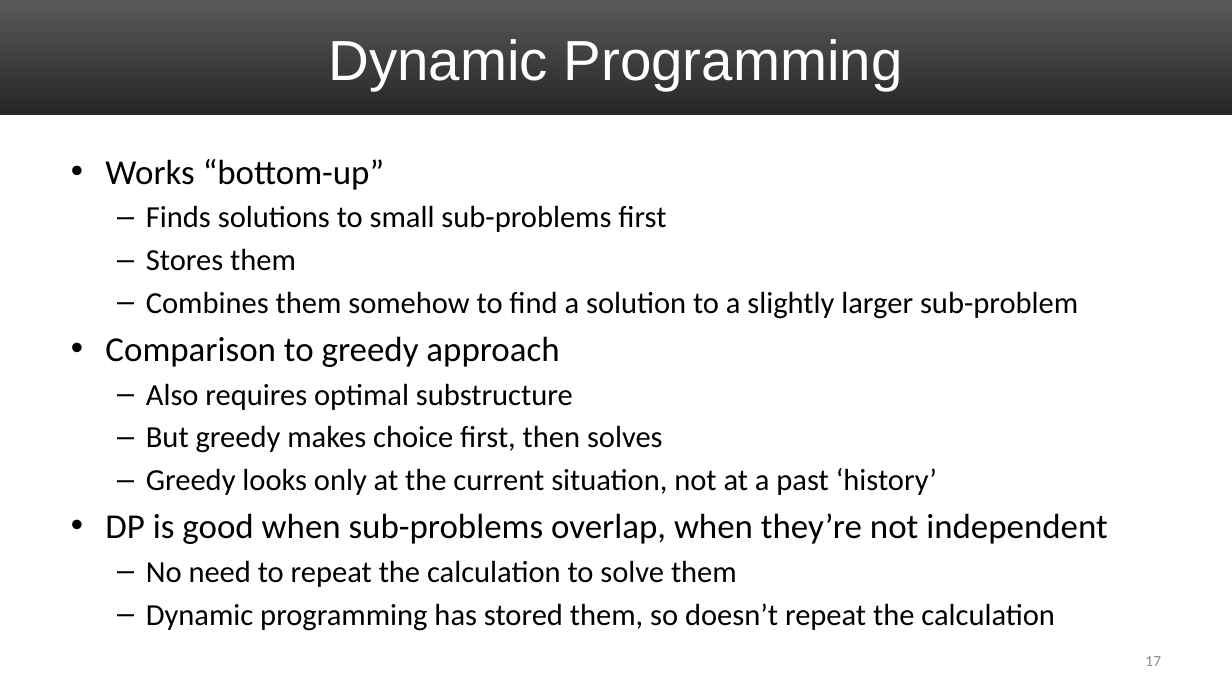
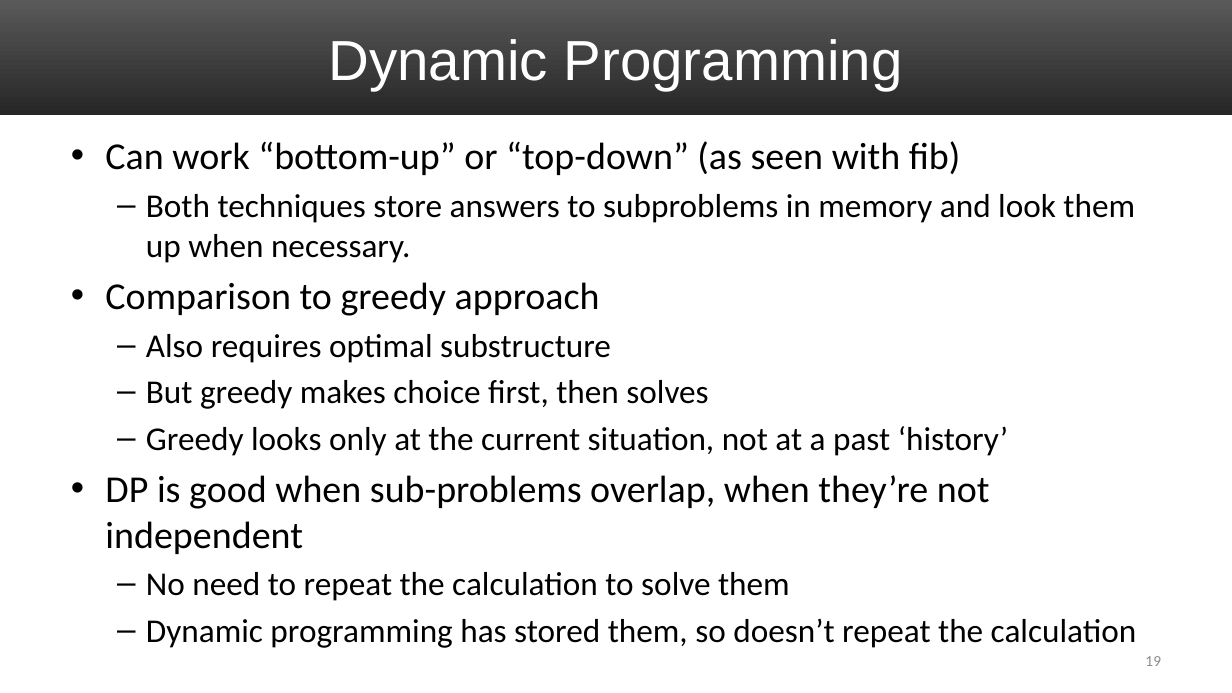
Before and after one commit to markfloryan/dsa2, a slide deck: slide 19 of slides/05-DPRodCut.pptx (slide 17 before the commit). Drawn at 1232x693 pixels with LibreOffice and Linux fonts; fonts in the diff are those of the drawing. Boxes give left, top, right and bottom in pixels: in the first picture for what was removed or moved away, otherwise in the second. Text is boxed around its words. In the diff, an @@ line names an element or a change of style, - is before the commit and + after.

```diff
--- a/slides/05-DPRodCut.pptx
+++ b/slides/05-DPRodCut.pptx
@@ text at [105,141,1135,263]: text changed; size 23.8 to 25.9 pt @@
-• Works “bottom-up”
-  – Finds solutions to small sub-problems first
-  – Stores them
-  – Combines them somehow to find a solution to a slightly larger sub-problem
+• Can work “bottom-up” or “top-down” (as seen with fib)
+  – Both techniques store answers to subproblems in memory and look them up when necessary.
@@ text at [105,282,1137,648]: size 27.2 to 29.6 pt in "Comparison to greedy approach", "DP is good when sub-problems overlap, when ..."; size 23.8 to 25.9 pt in "Also requires optimal substructure", "But greedy makes choice first, then solves", "Greedy looks only at the current situation, ...", "No need to repeat the calculation to ..." and 1 more places @@
@@ page number at [1145,656,1161,666]: text changed @@
-17
+19
```
Also in this commit, not shown: 1 other slide changed, 2 slides added.
